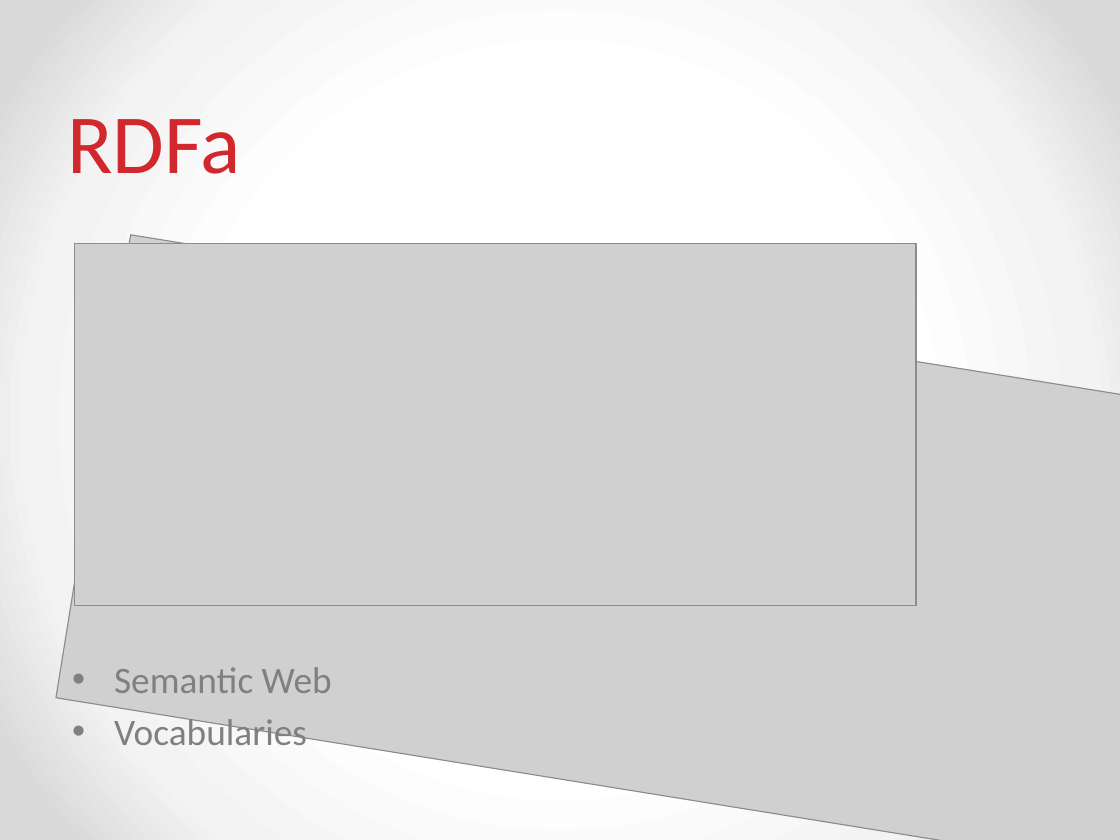
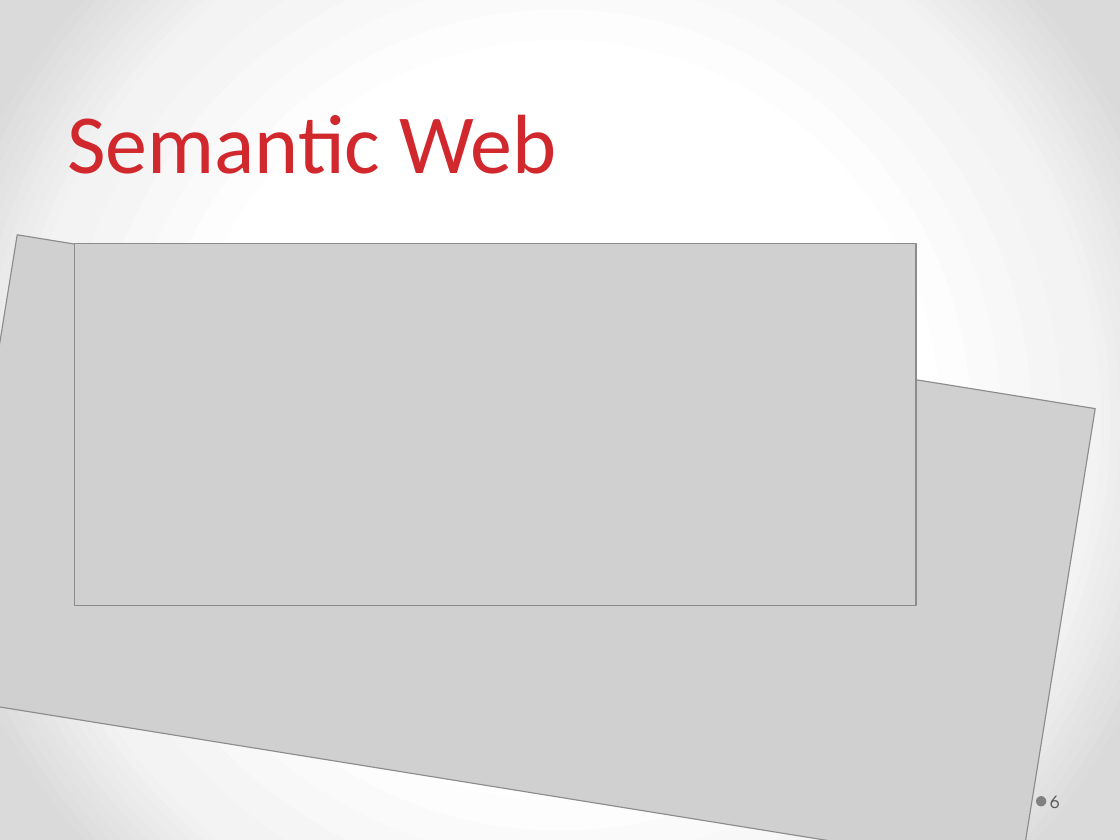
Before and after one commit to oSoc13/AppsForX, a slide deck: slide 8 of meta/apps4x.pptx. Drawn at 1120x840 pixels with LibreOffice and Linux fonts; fonts in the diff are those of the drawing; grey boxes stand for pictures. Boxes give left, top, right and bottom in pixels: in the first picture for what was removed or moved away, otherwise in the second. Text is boxed around its words. In the diff, an @@ line names an element or a change of style, - is before the commit and + after.

```diff
--- a/meta/apps4x.pptx
+++ b/meta/apps4x.pptx
@@ title at (67, 114, 557, 174): text changed @@
-RDFa
+Semantic Web
@@ picture: place and size @@
-picture at (56, 235, 1120, 840)
+picture at (0, 235, 1096, 840)
@@ text removed at (114, 667, 332, 745) @@
-• Semantic Web
-• Vocabularies
@@ text added at (1050, 796, 1060, 808), 12 pt, text #595959 @@
+6
```
Also in this commit, not shown: 4 other slides changed, 5 other files.
